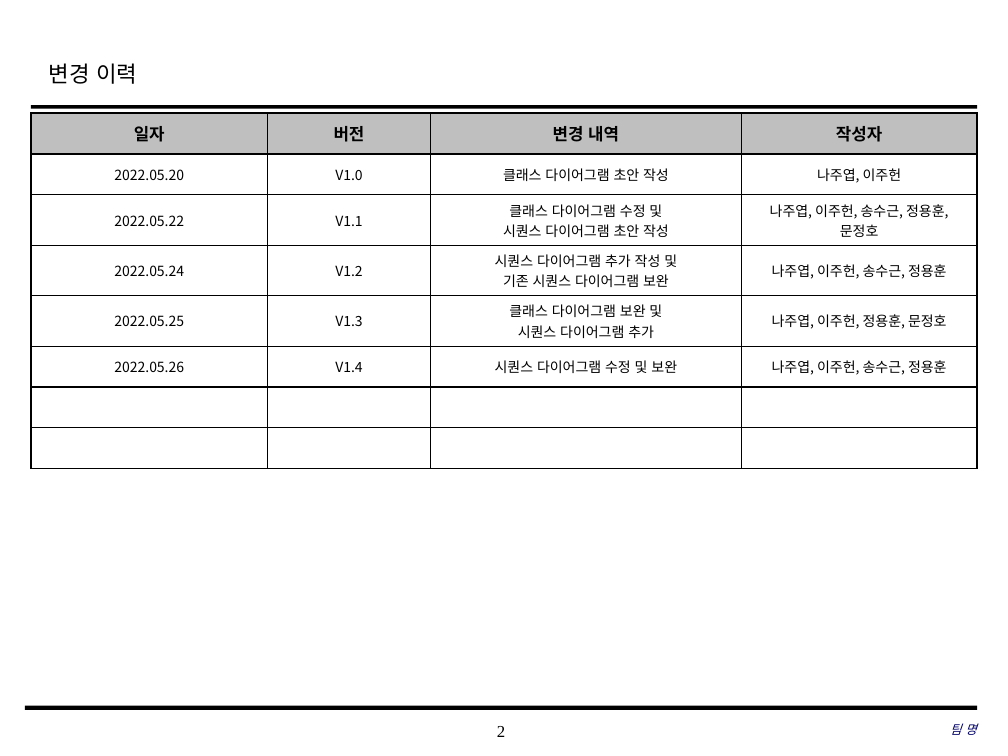
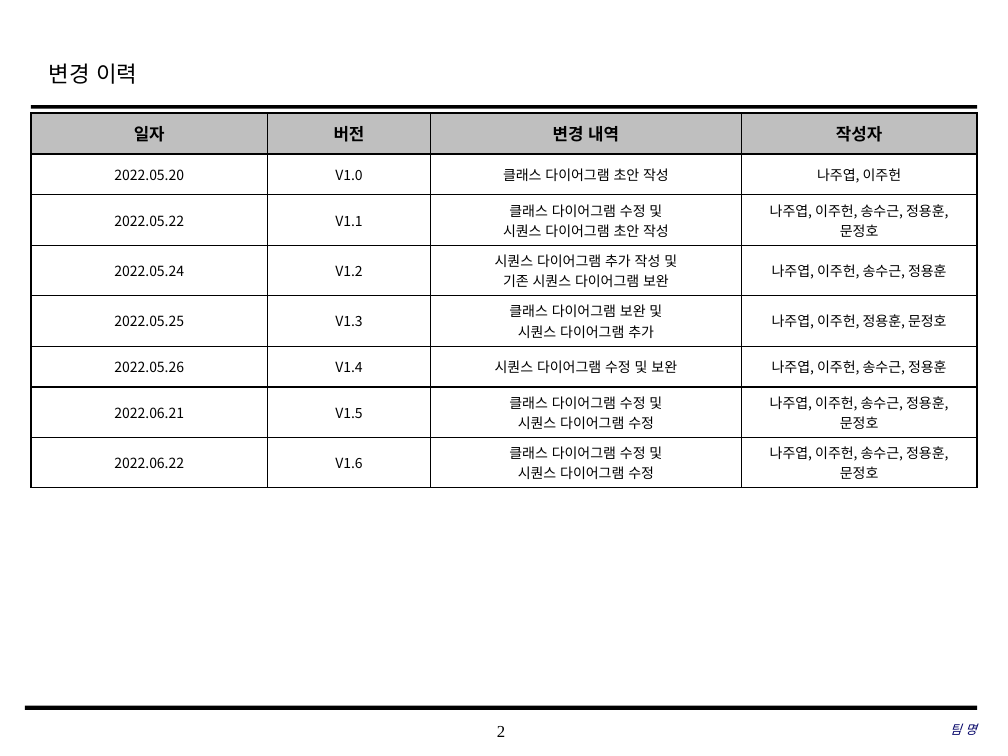
Before and after one commit to songsurl00/SoftwareEngineering2022, a slide deck: slide 2 of Class&SeqDiagram/ClassDesign.pptx. Drawn at 1008x756 pixels with LibreOffice and Linux fonts; fonts in the diff are those of the drawing; background and template pictures are left out. Boxes give left, top, right and bottom in pixels: in the first picture for what was removed or moved away, otherwise in the second. Text is boxed around its words. In the diff, an @@ line names an element or a change of style, - is before the commit and + after.

```diff
--- a/Class&SeqDiagram/ClassDesign.pptx
+++ b/Class&SeqDiagram/ClassDesign.pptx
@@ table at bbox=[31, 113, 978, 483] @@
-row 7:  |  |  | 
+row 7: 2022.06.21 | V1.5 | 클래스 다이어그램 수정 및 / 시퀀스 다이어그램 수정 | 나주엽, 이주헌, 송수근, 정용훈, 문정호
-row 8:  |  |  | 
+row 8: 2022.06.22 | V1.6 | 클래스 다이어그램 수정 및 / 시퀀스 다이어그램 수정 | 나주엽, 이주헌, 송수근, 정용훈, 문정호
```
Also in this commit, not shown: 8 other slides changed, 5 slides added, 1 other file.
